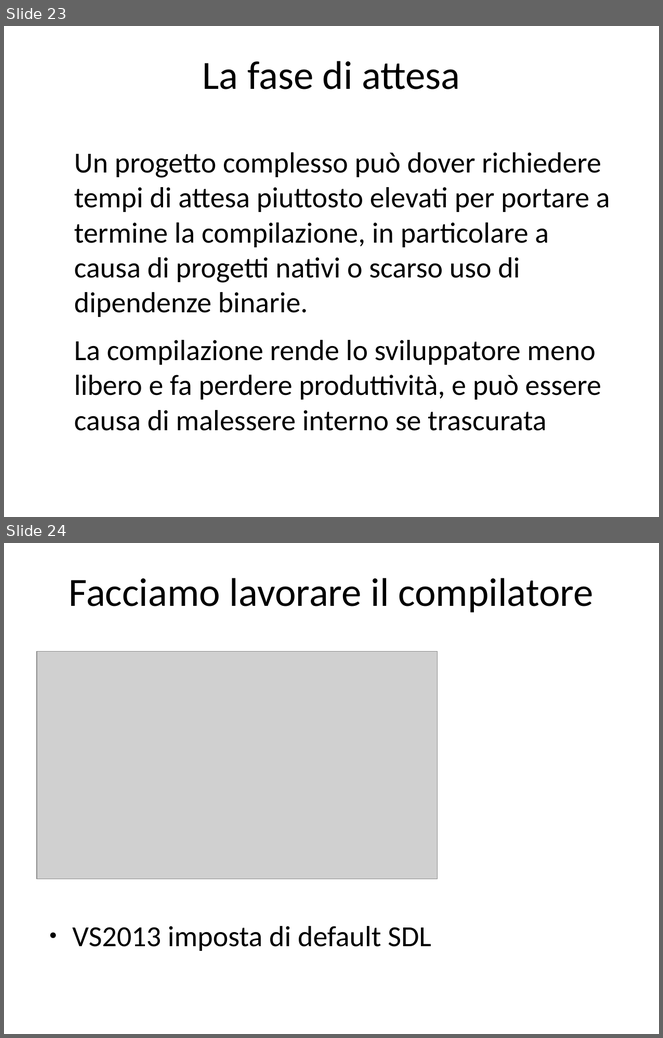
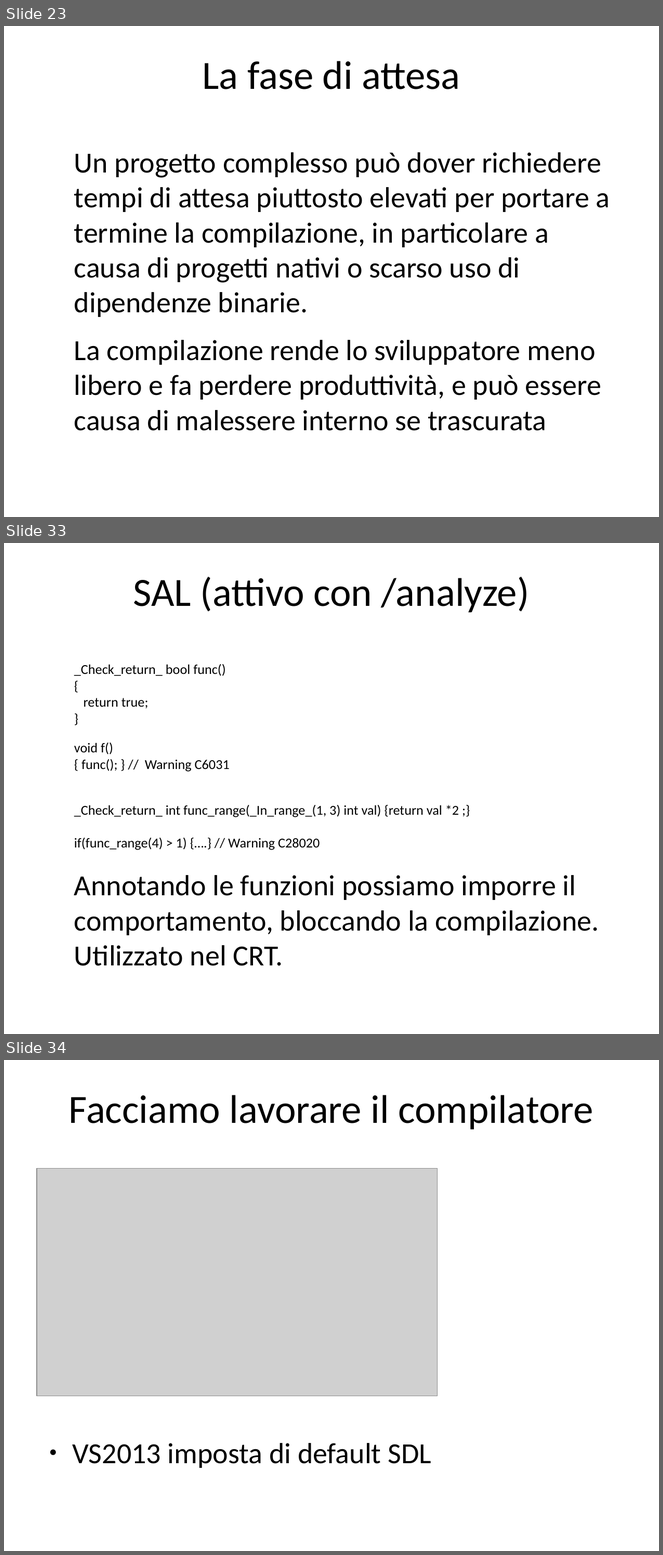
Before and after one commit to rramirez-tec-mx/Repo, a slide deck: La salute del software.odp. Shown one above the other, each under a label of ours: slides 23 and 24 before the commit, slides 23, 33 and 34 after it; the slides between them are not shown. The pictures are 663x1038 and 663x1555 pixels, drawn with LibreOffice and Linux fonts; fonts in the diff are those of the drawing; grey boxes stand for pictures. Boxes give left, top, right and bottom in pixels: in the first picture for what was removed or moved away, otherwise in the second. Text is boxed around its words. In the diff, an @@ line names an element or a change of style, - is before the commit and + after.

```diff
--- a/La salute del software.odp
+++ b/La salute del software.odp
@@ slide 33 added at [4,543,659,1034], background #FFFFFF @@
@@ title added at [133,577,530,613], 44 pt, text #000000 @@
+SAL (attivo con /analyze)
@@ text added at [74,664,599,966], 15 pt, text #000000 @@
+_Check_return_ bool func()
+{
+return true;
+}
+void f()
+{ func(); } // Warning C6031
+_Check_return_ int func_range(_In_range_(1, 3) int val) {return val *2 ;}
+if(func_range(4) > 1) {….} // Warning C28020
+Annotando le funzioni possiamo imporre il comportamento, bloccando la compilazione. Utilizzato nel CRT.
@@ what was slide 24 is now slide 34 @@
```
Also in this commit, not shown: 9 other slides added, 5 other files.
